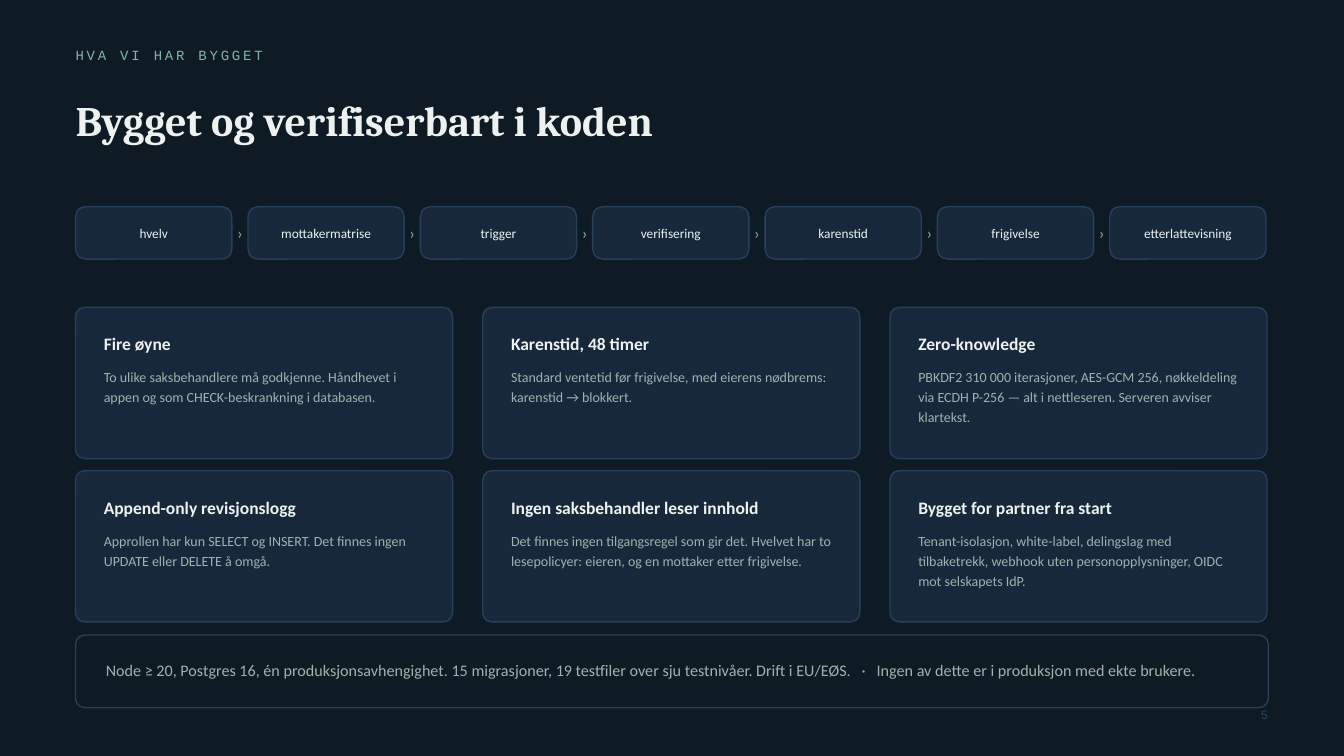
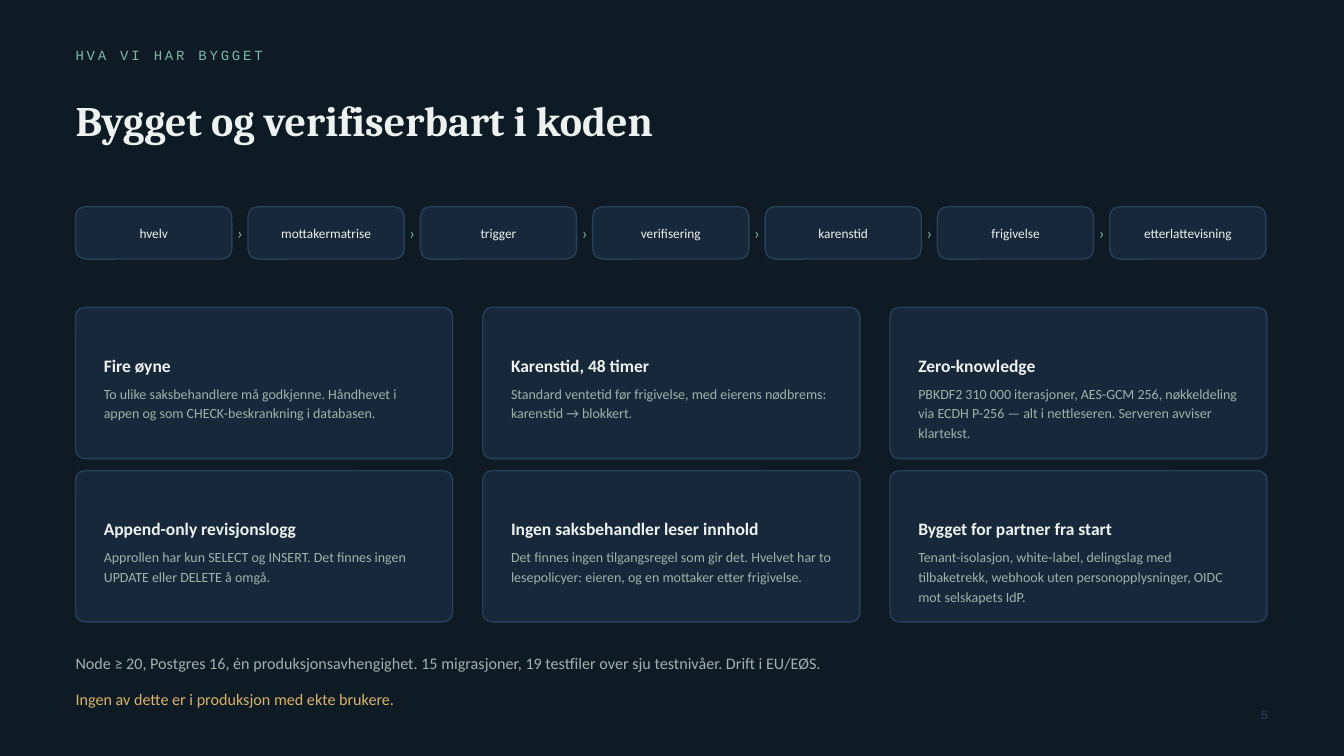
Before and after one commit to jonathanfoss-commits/Eik-sales-repo, a slide deck: slide 5 of livsarkivet/docs/investordekk.pptx. Drawn at 1344x756 pixels with LibreOffice and Linux fonts; fonts in the diff are those of the drawing. Boxes give left, top, right and bottom in pixels: in the first picture for what was removed or moved away, otherwise in the second. Text is boxed around its words. In the diff, an @@ line names an element or a change of style, - is before the commit and + after.

```diff
--- a/livsarkivet/docs/investordekk.pptx
+++ b/livsarkivet/docs/investordekk.pptx
@@ text "To ulike saksbehandlere må godkjenne. ...": place and size @@
-text "To ulike saksbehandlere må godkjenne. ..." at [104,372,396,405]
+text "To ulike saksbehandlere må godkjenne. ..." at [104,389,396,421]
@@ text "Standard ventetid før frigivelse, med ...": place and size @@
-text "Standard ventetid før frigivelse, med ..." at [511,372,826,402]
+text "Standard ventetid før frigivelse, med ..." at [511,389,826,418]
@@ text "PBKDF2 310 000 iterasjoner, AES-GCM ...": place and size @@
-text "PBKDF2 310 000 iterasjoner, AES-GCM ..." at [918,372,1237,422]
+text "PBKDF2 310 000 iterasjoner, AES-GCM ..." at [918,389,1237,438]
@@ vertical alignment top to bottom in 6 elements at [104,360,171,375], [511,359,649,374], [918,359,1035,375], [104,522,296,538], [511,522,758,538], [918,523,1112,538] @@
@@ text "Approllen har kun SELECT og ...": place and size @@
-text "Approllen har kun SELECT og ..." at [104,536,406,569]
+text "Approllen har kun SELECT og ..." at [104,552,406,585]
@@ text "Det finnes ingen tilgangsregel som ...": place and size @@
-text "Det finnes ingen tilgangsregel som ..." at [511,536,831,569]
+text "Det finnes ingen tilgangsregel som ..." at [511,552,831,585]
@@ text "Tenant-isolasjon, white-label, delingslag med tilbaketrekk, ...": place and size @@
-text "Tenant-isolasjon, white-label, delingslag med tilbaketrekk, ..." at [918,536,1223,588]
+text "Tenant-isolasjon, white-label, delingslag med tilbaketrekk, ..." at [918,552,1223,604]
@@ rounded rectangle removed at [76,635,1268,708] @@
@@ text added at [76,657,820,672], 11.5 pt, text #9FB3AD @@
+Node ≥ 20, Postgres 16, én produksjonsavhengighet. 15 migrasjoner, 19 testfiler over sju testnivåer. Drift i EU/EØS.
@@ text at [76,694,394,708]: text changed; text colour #9FB3AD to #D9B36B @@
-Node ≥ 20, Postgres 16, én produksjonsavhengighet. 15 migrasjoner, 19 testfiler over sju testnivåer. Drift i EU/EØS. · Ingen av dette er i produksjon med ekte brukere.
+Ingen av dette er i produksjon med ekte brukere.
```
Also in this commit, not shown: 9 other slides changed.
